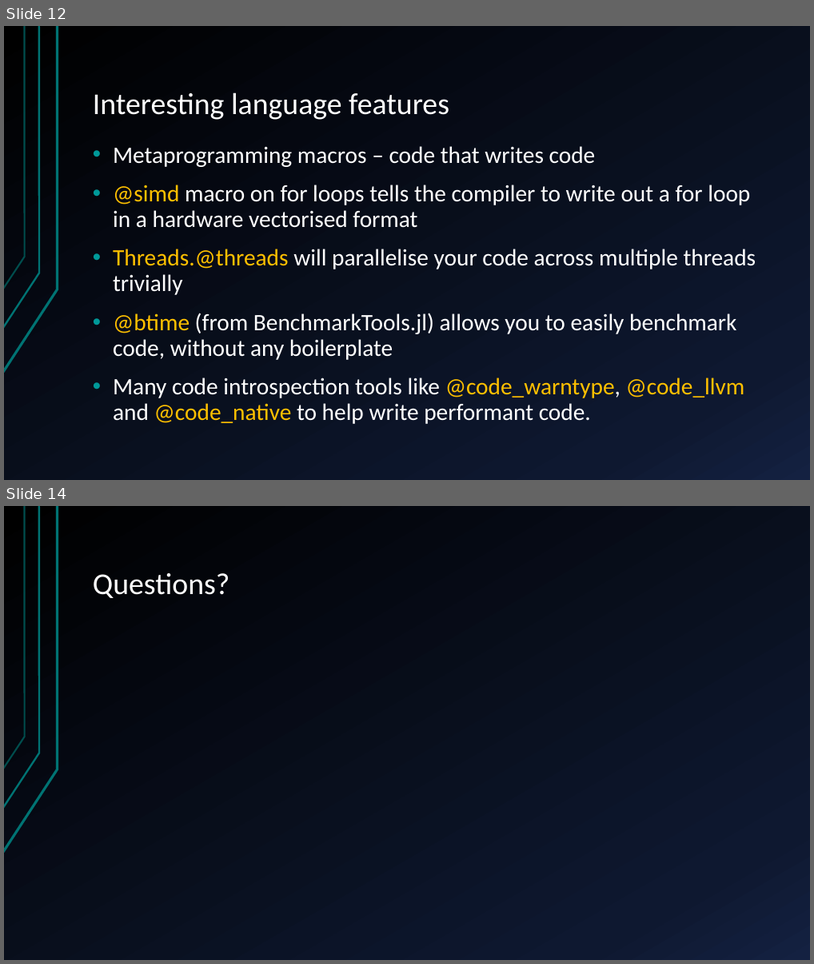
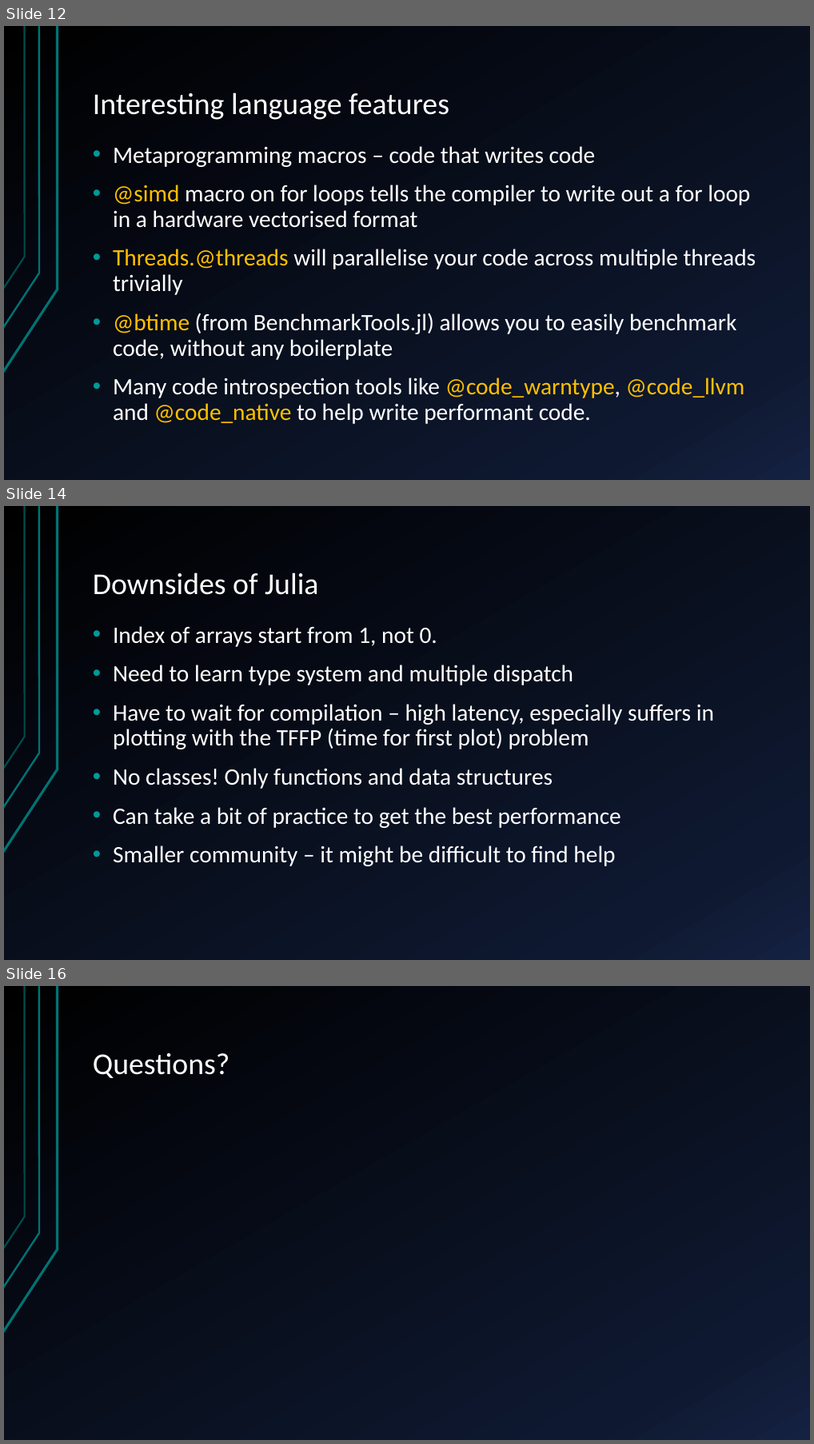
Before and after one commit to JamieMair/intro-to-julia-talk, a slide deck: Introduction to Julia.pptx. Shown one above the other, each under a label of ours: slides 12 and 14 before the commit, slides 12, 14 and 16 after it; the slides between them are not shown. The pictures are 814x964 and 814x1444 pixels, drawn with LibreOffice and Linux fonts; fonts in the diff are those of the drawing. Boxes give left, top, right and bottom in pixels: in the first picture for what was removed or moved away, otherwise in the second. Text is boxed around its words. In the diff, an @@ line names an element or a change of style, - is before the commit and + after.

```diff
--- a/Introduction to Julia.pptx
+++ b/Introduction to Julia.pptx
@@ slide 14 added at (4,506,810,960), background gradient #000000 to #0F1931 to #142242; not listed: 3 template elements that a slide beside it also shows @@
@@ title added at (93,572,318,595), 36 pt, text #FFFFFF @@
+Downsides of Julia
@@ text added at (113,626,714,866), 28 pt, text #FFFFFF @@
+• Index of arrays start from 1, not 0.
+• Need to learn type system and multiple dispatch
+• Have to wait for compilation – high latency, especially suffers in plotting with the TFFP (time for first plot) problem
+• No classes! Only functions and data structures
+• Can take a bit of practice to get the best performance
+• Smaller community – it might be difficult to find help
@@ what was slide 14 is now slide 16 @@
```
Also in this commit, not shown: 2 slides changed, 6 other slides added.
